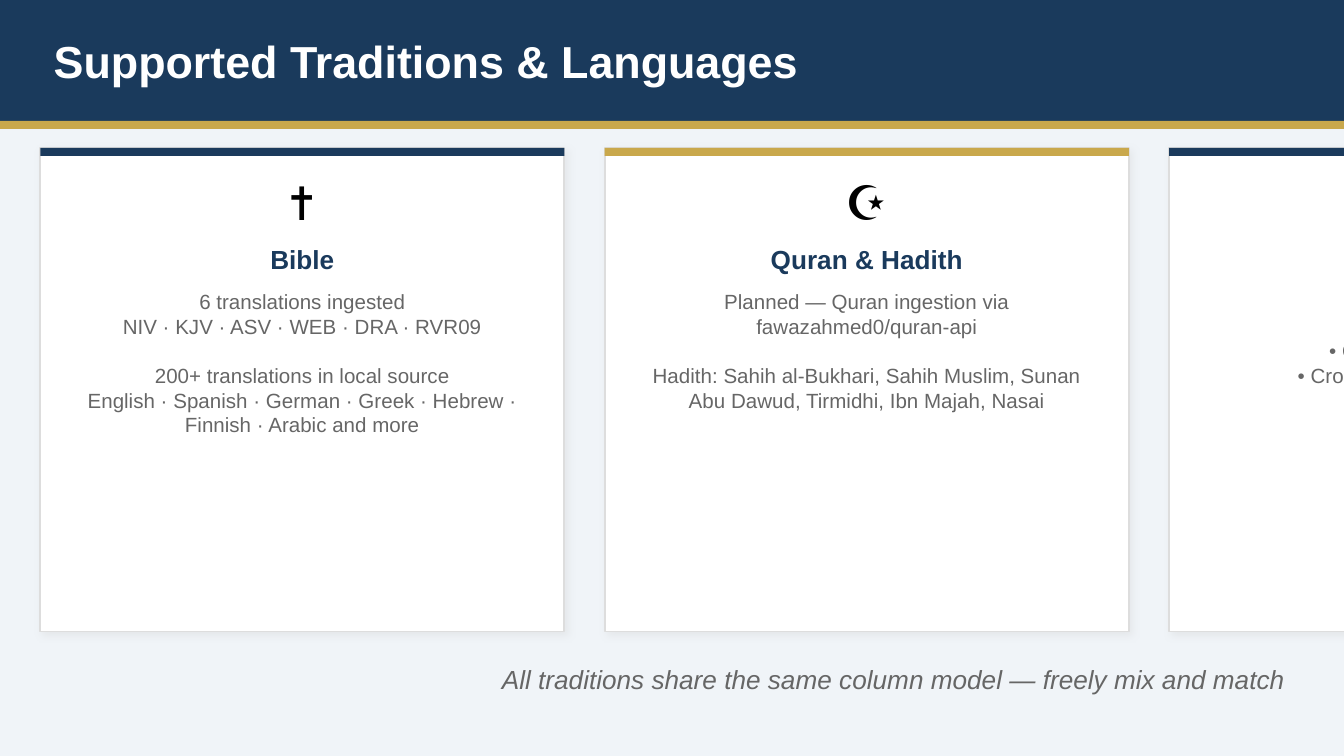
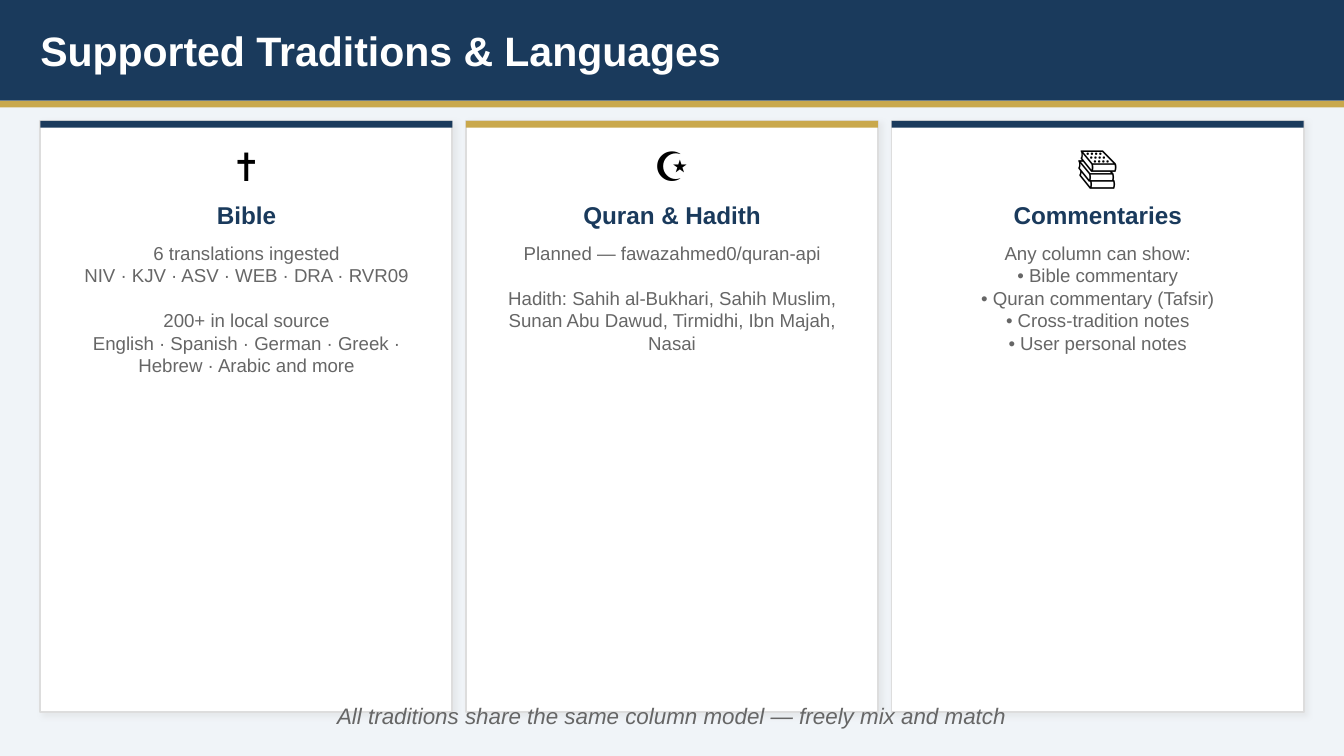
Before and after one commit to christa-claw/religious-texts, a slide deck: slide 5 of docs/religious-texts-overview.pptx. Drawn at 1344x756 pixels with LibreOffice and Linux fonts; fonts in the diff are those of the drawing. Boxes give left, top, right and bottom in pixels: in the first picture for what was removed or moved away, otherwise in the second. Text is boxed around its words. In the diff, an @@ line names an element or a change of style, - is before the commit and + after.

```diff
--- a/docs/religious-texts-overview.pptx
+++ b/docs/religious-texts-overview.pptx
@@ rectangle: place and size @@
-rectangle at (0, 0, 1344, 121)
+rectangle at (0, 0, 1344, 101)
@@ text "Supported Traditions & Languages": place and size @@
-text "Supported Traditions & Languages" at (54, 45, 797, 87)
+text "Supported Traditions & Languages" at (40, 36, 720, 75)
@@ text "Supported Traditions & Languages" at (40, 36, 720, 75): size 24 to 22 pt @@
@@ rectangle: place and size @@
-rectangle at (0, 121, 1344, 129)
+rectangle at (0, 101, 1344, 108)
@@ rectangle: place and size @@
-rectangle at (40, 148, 564, 156)
+rectangle at (40, 121, 453, 128)
@@ rectangle: place and size @@
-rectangle at (40, 148, 564, 632)
+rectangle at (40, 121, 453, 712)
@@ text "✝️": place and size @@
-text "✝️" at (40, 168, 564, 235)
+text "✝️" at (40, 134, 453, 195)
@@ rectangle: place and size @@
-rectangle at (605, 148, 1129, 632)
+rectangle at (466, 121, 879, 712)
@@ rectangle: place and size @@
-rectangle at (605, 148, 1129, 156)
+rectangle at (466, 121, 879, 128)
@@ text "☪️": place and size @@
-text "☪️" at (605, 168, 1129, 235)
+text "☪️" at (466, 134, 879, 195)
@@ shadow changed in 3 elements at (40, 121, 453, 712), (466, 121, 879, 712), (891, 121, 1304, 712) @@
@@ size 26 to 22 pt in 3 elements at (40, 134, 453, 195), (466, 134, 879, 195), (891, 134, 1304, 195) @@
@@ rectangle: place and size @@
-rectangle at (1169, 148, 1344, 632)
+rectangle at (891, 121, 1304, 712)
@@ text "📚": place and size @@
-text "📚" at (1169, 168, 1344, 235)
+text "📚" at (891, 134, 1304, 195)
@@ rectangle: place and size @@
-rectangle at (1169, 148, 1344, 156)
+rectangle at (891, 121, 1304, 128)
@@ text "Bible": place and size @@
-text "Bible" at (270, 250, 334, 270)
+text "Bible" at (217, 206, 276, 225)
@@ text "Quran & Hadith": place and size @@
-text "Quran & Hadith" at (771, 250, 962, 274)
+text "Quran & Hadith" at (583, 206, 760, 229)
@@ size 14 to 13 pt in 3 elements at (217, 206, 276, 225), (583, 206, 760, 229), (1014, 206, 1182, 225) @@
@@ text "Commentaries": place and size @@
-text "Commentaries" at (1189, 235, 1344, 282)
+text "Commentaries" at (1014, 206, 1182, 225)
@@ text "6 translations ingested": place and size @@
-text "6 translations ingested" at (88, 294, 504, 432)
+text "6 translations ingested" at (84, 246, 409, 372)
@@ text "Planned — fawazahmed0/quran-api": place and size @@
-text "Planned — fawazahmed0/quran-api" at (653, 294, 1080, 412)
+text "Planned — fawazahmed0/quran-api" at (508, 246, 836, 350)
@@ text "Any column can show:": place and size @@
-text "Any column can show:" at (1189, 282, 1344, 612)
+text "Any column can show:" at (993, 246, 1214, 354)
@@ text at (84, 246, 409, 282): size 11 to 10 pt in "6 translations ingested", "NIV · KJV · ASV · WEB ..." @@
@@ text at (524, 246, 821, 264): text changed; size 11 to 10 pt @@
-Planned — Quran ingestion via fawazahmed0/quran-api
+Planned — fawazahmed0/quran-api
@@ text at (993, 246, 1214, 354): size 11 to 10 pt in "Any column can show:", "• Bible commentary", "• Quran commentary (Tafsir)", "• User personal notes" @@
@@ text at (508, 291, 836, 350): size 11 to 10 pt in "Hadith: Sahih al-Bukhari, Sahih Muslim, Sunan Abu ..." @@
@@ text at (93, 313, 389, 372): text changed; size 11 to 10 pt @@
-200+ translations in local source
-English · Spanish · German · Greek · Hebrew · Finnish · Arabic and more
+200+ in local source
+English · Spanish · German · Greek · Hebrew · Arabic and more
@@ text at (1018, 313, 1190, 327): text changed; size 11 to 10 pt @@
-• Cross-tradition comparative notes
+• Cross-tradition notes
@@ text "All traditions share the same ...": place and size @@
-text "All traditions share the same ..." at (502, 670, 1284, 694)
+text "All traditions share the same ..." at (337, 708, 1006, 729)
@@ text "All traditions share the same ..." at (337, 708, 1006, 729): size 14 to 12 pt @@
```
Also in this commit, not shown: 6 other slides changed, 5 other files.
